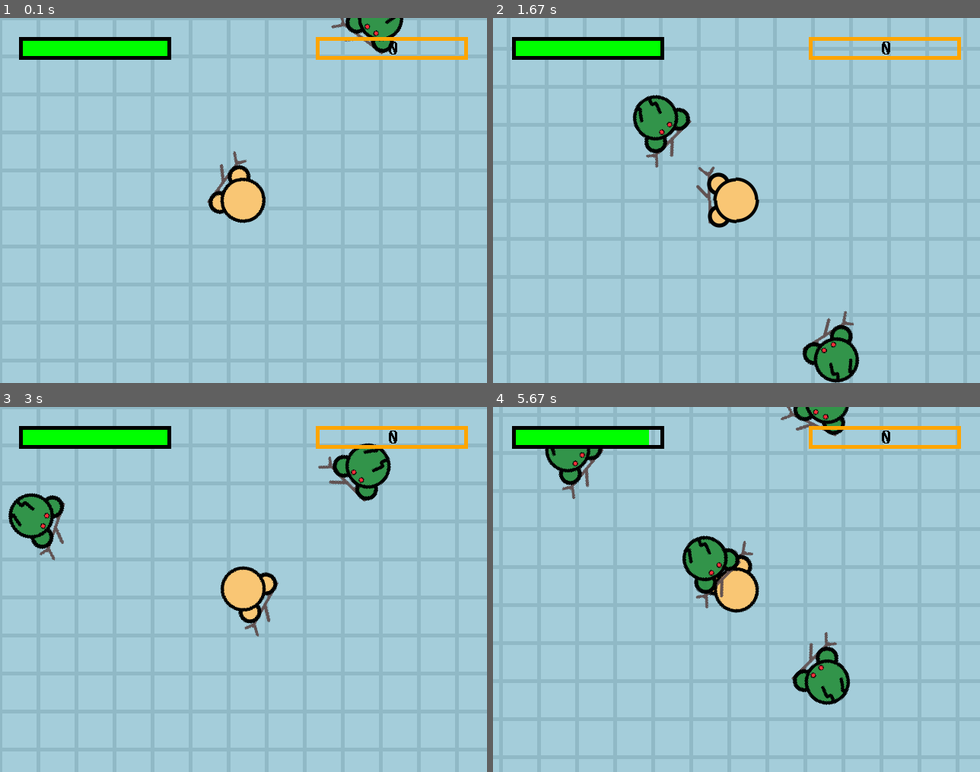
Above: before the commit, frames 1-4 (two rows, left to right).
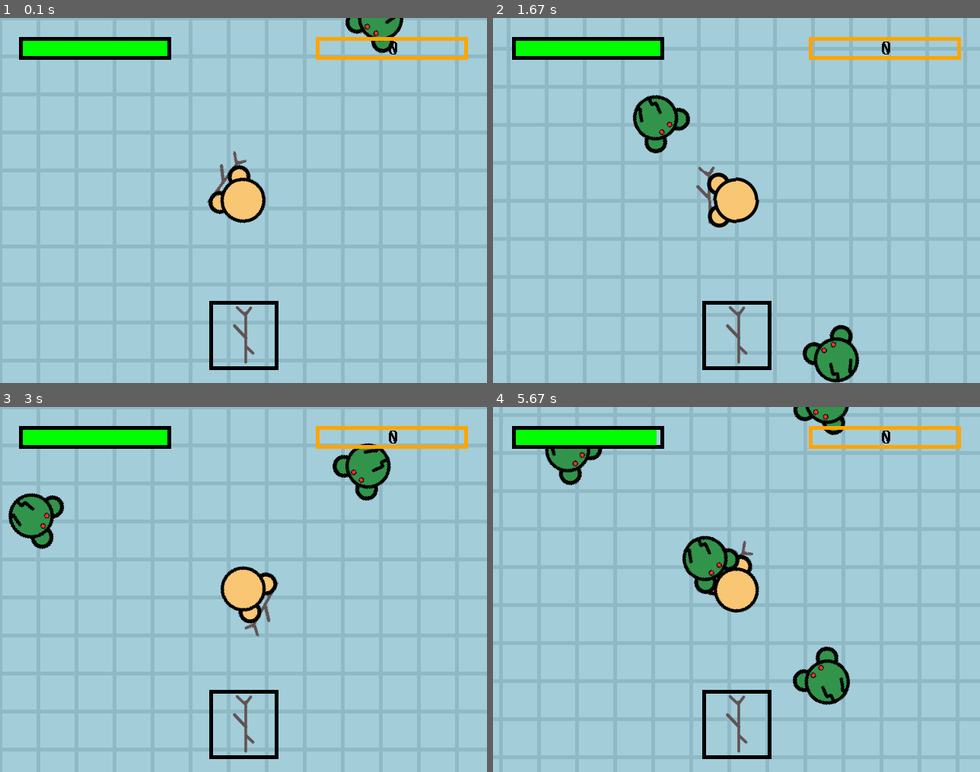
Above: after the commit, the same moments.

Repository: jt31415/game_design
Game: pygame game, started from main.py
Two runs of this game, one before a commit and one after it. Both use one fixed random seed, a clock stepped at 60 frames per second and the inputs below.
Inputs (mouse positions are in pixels of both pictures, inside the frame that each line leads up to):
- Up to frame 1 (0.1 s): no input
- Up to frame 2 (1.67 s): hold D 0.33-0.8 s; move the mouse to (717, 215) at 0.37 s; hold W 0.83-1.13 s; move the mouse to (892, 189) at 0.87 s; hold D 1.17-1.63 s; move the mouse to (619, 204) at 1.2 s
- Up to frame 3 (3 s): hold A 1.67-2.2 s; move the mouse to (92, 534) at 1.7 s; hold S 2.23-2.53 s; move the mouse to (316, 461) at 2.27 s; hold A 2.57-2.97 s; move the mouse to (301, 622) at 2.6 s
- Up to frame 4 (5.67 s): hold W 3-3.37 s; move the mouse to (746, 465) at 3.03 s; hold D 3.4-4.03 s; move the mouse to (561, 578) at 3.43 s; hold S 4.07-4.43 s; move the mouse to (741, 629) at 4.1 s; hold A 4.47-4.93 s; move the mouse to (721, 527) at 4.5 s; hold D 4.97-5.43 s; move the mouse to (863, 647) at 5 s; hold W from 5.47 s (still down); move the mouse to (658, 469) at 5.5 s

The runs differ from the first frame. In frame 1, 0.8% of the frame differs, in the area x 42-79%, y 0-97%; in frame 2, 1.0%; in frame 3, 1.0%; in frame 4, 1.3%, in the area x 14-71%, y 0-97%.

Commit message:
Added mobs periodically spawning and current weapon in the HUD.

Diff:
--- a/common.py
+++ b/common.py
@@ -39,13 +39,13 @@
 GAME_OVER_IMG = pygame.image.load("./hud/game_over.svg")
 
 weapons = {
-    'stick': ['stick', 5, 1, 400, './weapons/stick.svg'],
-    'axe': ['axe', 5, 2, 1000, './weapons/axe.svg'],
-    'null': ['null', 0, 0, 0]
+    'stick': ['stick', 5, 1, 200, './weapons/stick.svg'],
+    'axe': ['axe', 10, 2, 1000, './weapons/axe.svg'],
+    'null': ['null', 0, 1, 500]
 }
 
 creature_types = {
-    'zombie': ['Zombie', weapons['stick'], 25, 5, 10, './mobs/zombie.svg'],
+    'zombie': ['Zombie', weapons['null'], 10, 5, 10, './mobs/zombie.svg'],
     'ice_zombie': ['Ice Zombie', weapons['axe'], 30, 10, 10, './mobs/ice_zombie.svg'],
     'fire_zombie': ['Fire Zombie', weapons['axe'], 40, 20, 10, './mobs/fire_zombie.svg']
 }
--- a/creatures.py
+++ b/creatures.py
@@ -11,7 +11,7 @@
         self.damage = damage
         self.range = range
         self.cooldown = cooldown
-        self.image = pygame.image.load(img) if img else pygame.Surface((0,0))
+        self.image = pygame.image.load(img) if img else pygame.Surface((10, 10), pygame.SRCALPHA); self.image.convert_alpha()
         self.scaled = pygame.transform.smoothscale(self.image, (DRAW_SIZE, DRAW_SIZE))
         self.final_img = self.scaled
 
--- a/main.py
+++ b/main.py
@@ -28,19 +28,39 @@
     xp_bars[i] = pygame.transform.smoothscale(xp_bars[i], (BAR_WIDTH, BAR_WIDTH * ratio))
 
 def draw_hud():
+    # draw the health bar
     health_outline_rect = pygame.Rect(25, 25, BAR_WIDTH, BAR_HEIGHT)
-    health_rect = pygame.Rect(25, 25, BAR_WIDTH * (player.health/player.max_health), BAR_HEIGHT)
+    health_rect = health_outline_rect.copy()
+    health_rect.width = (player.health / player.max_health) * BAR_WIDTH
     health_color = (0, 255, 0) if player.health >= 40 else (255, 0, 0)
     pygame.draw.rect(w, health_color, health_rect)
     pygame.draw.rect(w, (0, 0, 0), health_outline_rect, width=5)
 
+    # draw the xp bar
     xp_outline_rect = health_outline_rect.copy()
     xp_outline_rect.x = w.get_width()-BAR_WIDTH-25
     xp_rect = xp_outline_rect.copy()
     xp_rect.width = (player.experience / 100) * BAR_WIDTH
     pygame.draw.rect(w, (255, 255, 0), xp_rect)
     pygame.draw.rect(w, (255, 165, 0), xp_outline_rect, width=5)
-    pt.centertext(FONT, str(player.level), (0,0,0), w, xp_outline_rect)
+    pt.centertext(FONT, str(player.level), (0,0,0), w, xp_outline_rect) # draw the xp level
+
+    # draw the weapon
+    bounding_rect = player.weapon.scaled.get_bounding_rect()
+    weapon_rect = bounding_rect.copy()
+    center = (w.get_width()/2, w.get_height()-(weapon_rect.height/2)-25)
+    weapon_rect.center = center
+    cropped = pygame.Surface(weapon_rect.size, pygame.SRCALPHA)
+    cropped.convert_alpha()
+    cropped.blit(player.weapon.scaled, (0, 0), bounding_rect)
+
+    w.blit(cropped, weapon_rect.topleft)
+
+    # manipulate rect before rendering for padding and square
+    side = max(weapon_rect.size) + 15
+    weapon_rect.update((0, 0), (side, side))
+    weapon_rect.center = center
+    pygame.draw.rect(w, (0,0,0), weapon_rect, 5)
 
 def draw_screen():
     game_state = common.game_state
@@ -101,6 +121,7 @@
 i=0 # DEBUG
 
 # start the game
+pygame.time.set_timer(pygame.USEREVENT, 10000)
 
 attack = False
 running = True
@@ -110,6 +131,8 @@
             running = False
         elif event.type == pygame.MOUSEBUTTONDOWN:
             attack=True
+        elif event.type == pygame.USEREVENT:
+            spawn.spawn_creatures(common.creature_types['zombie'], 5)
 
     if common.game_state == 'play':
         # movement
--- a/spawn.py
+++ b/spawn.py
@@ -9,6 +9,8 @@
 
 def spawn_creatures(template, n):
     center = player.pos
+    center.x = int(center.x)
+    center.y = int(center.y)
     for i in range(n):
         p = V(random.randint(center.x - SPAWN_RADIUS, center.x + SPAWN_RADIUS),
              random.randint(center.y - SPAWN_RADIUS, center.y + SPAWN_RADIUS))
